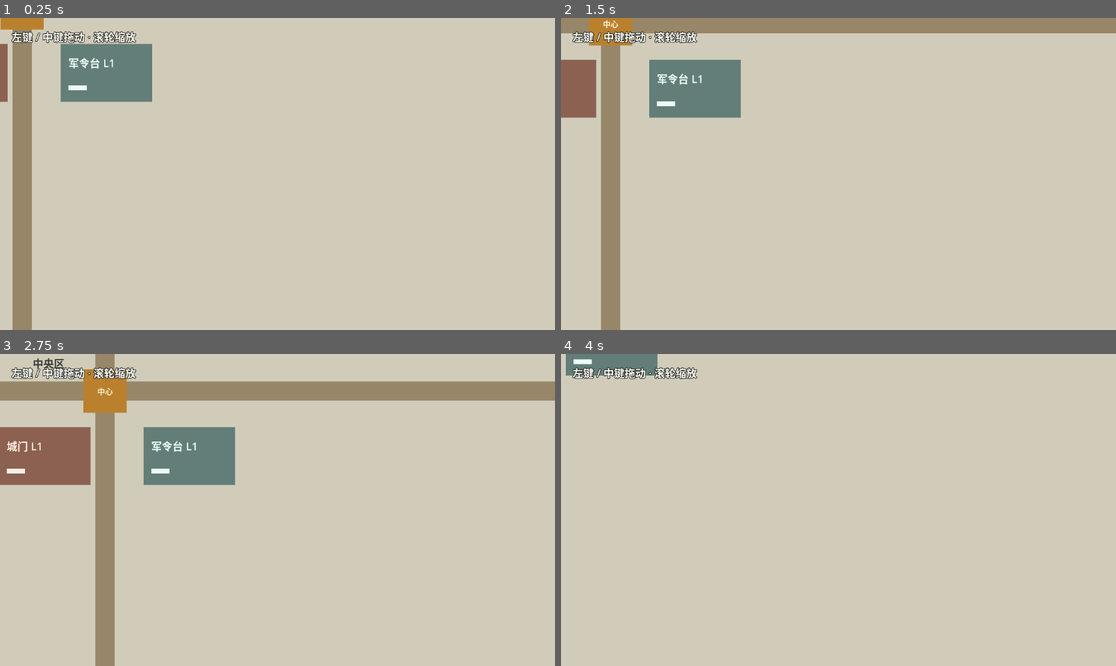
Above: before the commit, frames 1-4 (two rows, left to right).
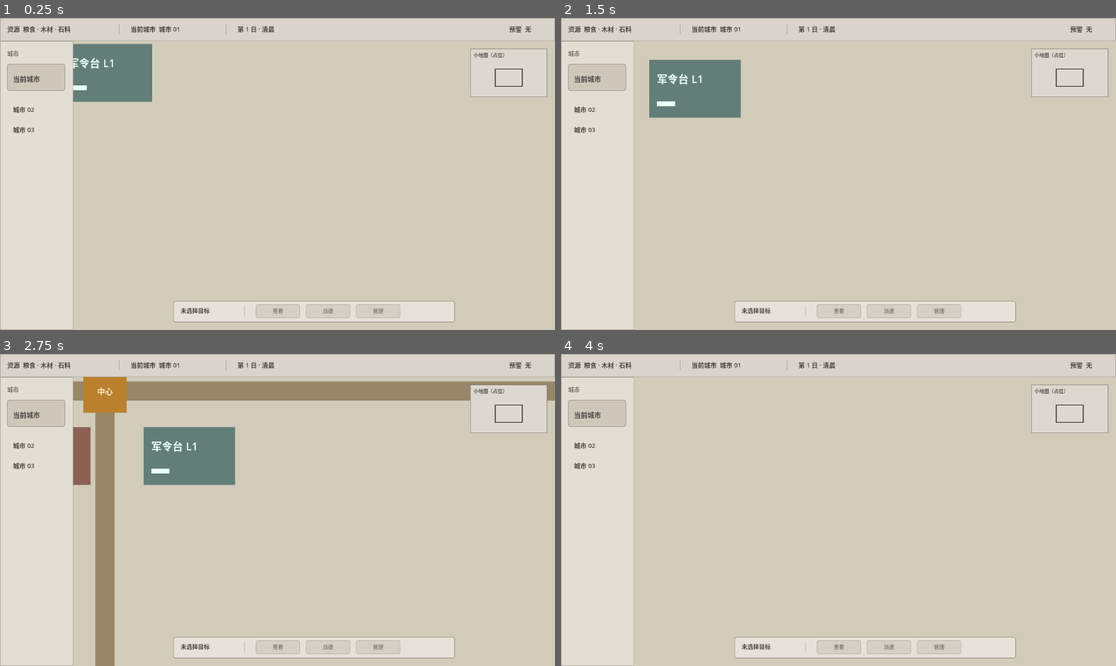
Above: after the commit, the same moments.

Repository: dodabojcuk-sys/Peace-Under-Heaven
Game: Godot game, scene res://scenes/blank_map.tscn
Same seed, same stepped clock (60 frames per second), same inputs: the game is played once before the commit and once after it.
Inputs (mouse positions are in pixels of both pictures, inside the frame that each line leads up to):
- Up to frame 1 (0.25 s): no input
- Up to frame 2 (1.5 s): tap Enter at 0.5 s; move the mouse to (960, 158) at 0.52 s; click (960, 158) at 0.67 s; tap Space at 1.25 s; drag from (727, 189) to (810, 236) at 1.27 s
- Up to frame 3 (2.75 s): tap Enter at 2 s; move the mouse to (333, 441) at 2.02 s; click (333, 441) at 2.17 s
- Up to frame 4 (4 s): tap Space at 2.75 s; drag from (810, 572) to (672, 463) at 2.77 s; tap Enter at 3.5 s; move the mouse to (1005, 556) at 3.52 s; click (1005, 556) at 3.67 s

The runs differ from the first frame. In frame 1, 16% of the frame differs, in the area x 0-100%, y 0-100%; in frame 2, 20%; in frame 3, 16%; in frame 4, 16%.

Commit message:
feat: add static default UI shell

Diff:
--- a/scenes/blank_map.tscn
+++ b/scenes/blank_map.tscn
@@ -1,6 +1,74 @@
-[gd_scene load_steps=2 format=3 uid="uid://blankmap00"]
+[gd_scene load_steps=9 format=3 uid="uid://blankmap00"]
 
 [ext_resource type="Script" path="res://scripts/map_pan_controller.gd" id="1_map_pan"]
+
+[sub_resource type="StyleBoxFlat" id="StyleBoxFlat_top_bar"]
+bg_color = Color(0.847059, 0.831373, 0.796078, 1)
+border_width_left = 1
+border_width_top = 1
+border_width_right = 1
+border_width_bottom = 1
+border_color = Color(0.65098, 0.631373, 0.596078, 1)
+
+[sub_resource type="StyleBoxFlat" id="StyleBoxFlat_city_bar"]
+bg_color = Color(0.890196, 0.870588, 0.831373, 1)
+border_width_left = 1
+border_width_top = 1
+border_width_right = 1
+border_width_bottom = 1
+border_color = Color(0.65098, 0.631373, 0.596078, 1)
+
+[sub_resource type="StyleBoxFlat" id="StyleBoxFlat_current_city"]
+bg_color = Color(0.807843, 0.784314, 0.733333, 1)
+border_width_left = 1
+border_width_top = 1
+border_width_right = 1
+border_width_bottom = 1
+border_color = Color(0.552941, 0.533333, 0.498039, 1)
+corner_radius_top_left = 4
+corner_radius_top_right = 4
+corner_radius_bottom_right = 4
+corner_radius_bottom_left = 4
+
+[sub_resource type="StyleBoxFlat" id="StyleBoxFlat_minimap"]
+bg_color = Color(0.862745, 0.847059, 0.811765, 1)
+border_width_left = 1
+border_width_top = 1
+border_width_right = 1
+border_width_bottom = 1
+border_color = Color(0.552941, 0.533333, 0.498039, 1)
+
+[sub_resource type="StyleBoxFlat" id="StyleBoxFlat_minimap_viewport"]
+bg_color = Color(0, 0, 0, 0)
+border_width_left = 2
+border_width_top = 2
+border_width_right = 2
+border_width_bottom = 2
+border_color = Color(0.286275, 0.27451, 0.254902, 1)
+
+[sub_resource type="StyleBoxFlat" id="StyleBoxFlat_context_bar"]
+bg_color = Color(0.901961, 0.886275, 0.85098, 1)
+border_width_left = 1
+border_width_top = 1
+border_width_right = 1
+border_width_bottom = 1
+border_color = Color(0.552941, 0.533333, 0.498039, 1)
+corner_radius_top_left = 4
+corner_radius_top_right = 4
+corner_radius_bottom_right = 4
+corner_radius_bottom_left = 4
+
+[sub_resource type="StyleBoxFlat" id="StyleBoxFlat_disabled_action"]
+bg_color = Color(0.835294, 0.815686, 0.776471, 1)
+border_width_left = 1
+border_width_top = 1
+border_width_right = 1
+border_width_bottom = 1
+border_color = Color(0.705882, 0.686275, 0.647059, 1)
+corner_radius_top_left = 3
+corner_radius_top_right = 3
+corner_radius_bottom_right = 3
+corner_radius_bottom_left = 3
 
 [node name="BlankMapRoot" type="Node2D"]
 script = ExtResource("1_map_pan")
@@ -304,15 +372,268 @@
 
 [node name="UI" type="CanvasLayer" parent="."]
 
-[node name="PanHint" type="Label" parent="UI"]
-layout_mode = 0
-offset_left = 24.0
-offset_top = 22.0
-offset_right = 360.0
-offset_bottom = 58.0
-mouse_filter = 2
-theme_override_colors/font_color = Color(1, 1, 0.96, 1)
-theme_override_colors/font_outline_color = Color(0.12, 0.13, 0.12, 1)
-theme_override_constants/outline_size = 5
-theme_override_font_sizes/font_size = 22
-text = "左键 / 中键拖动 · 滚轮缩放"
+[node name="Shell" type="Control" parent="UI"]
+layout_mode = 3
+anchors_preset = 15
+anchor_right = 1.0
+anchor_bottom = 1.0
+grow_horizontal = 2
+grow_vertical = 2
+mouse_filter = 2
+
+[node name="TopStatusBar" type="Panel" parent="UI/Shell"]
+layout_mode = 0
+offset_right = 1152.0
+offset_bottom = 48.0
+mouse_filter = 2
+theme_override_styles/panel = SubResource("StyleBoxFlat_top_bar")
+
+[node name="ResourceSummary" type="Label" parent="UI/Shell/TopStatusBar"]
+layout_mode = 0
+offset_left = 15.0
+offset_top = 12.0
+offset_right = 205.0
+offset_bottom = 31.0
+mouse_filter = 2
+theme_override_colors/font_color = Color(0.286275, 0.27451, 0.254902, 1)
+theme_override_font_sizes/font_size = 13
+text = "资源  粮食 · 木材 · 石料"
+
+[node name="DividerOne" type="ColorRect" parent="UI/Shell/TopStatusBar"]
+layout_mode = 0
+offset_left = 247.0
+offset_top = 13.0
+offset_right = 248.0
+offset_bottom = 33.0
+mouse_filter = 2
+color = Color(0.65098, 0.631373, 0.596078, 1)
+
+[node name="CurrentCity" type="Label" parent="UI/Shell/TopStatusBar"]
+layout_mode = 0
+offset_left = 271.0
+offset_top = 12.0
+offset_right = 410.0
+offset_bottom = 31.0
+mouse_filter = 2
+theme_override_colors/font_color = Color(0.286275, 0.27451, 0.254902, 1)
+theme_override_font_sizes/font_size = 13
+text = "当前城市  城市 01"
+
+[node name="DividerTwo" type="ColorRect" parent="UI/Shell/TopStatusBar"]
+layout_mode = 0
+offset_left = 469.0
+offset_top = 13.0
+offset_right = 470.0
+offset_bottom = 33.0
+mouse_filter = 2
+color = Color(0.65098, 0.631373, 0.596078, 1)
+
+[node name="TimeSummary" type="Label" parent="UI/Shell/TopStatusBar"]
+layout_mode = 0
+offset_left = 493.0
+offset_top = 12.0
+offset_right = 600.0
+offset_bottom = 31.0
+mouse_filter = 2
+theme_override_colors/font_color = Color(0.286275, 0.27451, 0.254902, 1)
+theme_override_font_sizes/font_size = 13
+text = "第 1 日 · 清晨"
+
+[node name="AlertSummary" type="Label" parent="UI/Shell/TopStatusBar"]
+layout_mode = 0
+offset_left = 1057.0
+offset_top = 12.0
+offset_right = 1137.0
+offset_bottom = 31.0
+mouse_filter = 2
+theme_override_colors/font_color = Color(0.286275, 0.27451, 0.254902, 1)
+theme_override_font_sizes/font_size = 13
+text = "预警  无"
+
+[node name="CityBar" type="Panel" parent="UI/Shell"]
+layout_mode = 0
+offset_top = 48.0
+offset_right = 152.0
+offset_bottom = 648.0
+mouse_filter = 2
+theme_override_styles/panel = SubResource("StyleBoxFlat_city_bar")
+
+[node name="Title" type="Label" parent="UI/Shell/CityBar"]
+layout_mode = 0
+offset_left = 15.0
+offset_top = 17.0
+offset_right = 80.0
+offset_bottom = 35.0
+mouse_filter = 2
+theme_override_colors/font_color = Color(0.454902, 0.439216, 0.407843, 1)
+theme_override_font_sizes/font_size = 12
+text = "城市"
+
+[node name="CurrentCitySelection" type="Panel" parent="UI/Shell/CityBar"]
+layout_mode = 0
+offset_left = 15.0
+offset_top = 47.0
+offset_right = 135.0
+offset_bottom = 103.0
+mouse_filter = 2
+theme_override_styles/panel = SubResource("StyleBoxFlat_current_city")
+
+[node name="Label" type="Label" parent="UI/Shell/CityBar/CurrentCitySelection"]
+layout_mode = 0
+offset_left = 12.0
+offset_top = 20.0
+offset_right = 100.0
+offset_bottom = 41.0
+mouse_filter = 2
+theme_override_colors/font_color = Color(0.286275, 0.27451, 0.254902, 1)
+theme_override_font_sizes/font_size = 14
+text = "当前城市"
+
+[node name="City02" type="Label" parent="UI/Shell/CityBar"]
+layout_mode = 0
+offset_left = 27.0
+offset_top = 131.0
+offset_right = 90.0
+offset_bottom = 150.0
+mouse_filter = 2
+theme_override_colors/font_color = Color(0.286275, 0.27451, 0.254902, 1)
+theme_override_font_sizes/font_size = 13
+text = "城市 02"
+
+[node name="City03" type="Label" parent="UI/Shell/CityBar"]
+layout_mode = 0
+offset_left = 27.0
+offset_top = 173.0
+offset_right = 90.0
+offset_bottom = 192.0
+mouse_filter = 2
+theme_override_colors/font_color = Color(0.286275, 0.27451, 0.254902, 1)
+theme_override_font_sizes/font_size = 13
+text = "城市 03"
+
+[node name="MinimapPlaceholder" type="Panel" parent="UI/Shell"]
+layout_mode = 0
+offset_left = 976.0
+offset_top = 64.0
+offset_right = 1136.0
+offset_bottom = 164.0
+mouse_filter = 2
+theme_override_styles/panel = SubResource("StyleBoxFlat_minimap")
+
+[node name="Label" type="Label" parent="UI/Shell/MinimapPlaceholder"]
+layout_mode = 0
+offset_left = 7.0
+offset_top = 5.0
+offset_right = 90.0
+offset_bottom = 20.0
+mouse_filter = 2
+theme_override_colors/font_color = Color(0.364706, 0.352941, 0.329412, 1)
+theme_override_font_sizes/font_size = 10
+text = "小地图（占位）"
+
+[node name="ViewportFrame" type="Panel" parent="UI/Shell/MinimapPlaceholder"]
+layout_mode = 0
+offset_left = 51.0
+offset_top = 41.0
+offset_right = 109.0
+offset_bottom = 79.0
+mouse_filter = 2
+theme_override_styles/panel = SubResource("StyleBoxFlat_minimap_viewport")
+
+[node name="ContextBar" type="Panel" parent="UI/Shell"]
+layout_mode = 0
+offset_left = 360.0
+offset_top = 588.0
+offset_right = 944.0
+offset_bottom = 632.0
+mouse_filter = 2
+theme_override_styles/panel = SubResource("StyleBoxFlat_context_bar")
+
+[node name="SelectionStatus" type="Label" parent="UI/Shell/ContextBar"]
+layout_mode = 0
+offset_left = 15.0
+offset_top = 11.0
+offset_right = 100.0
+offset_bottom = 29.0
+mouse_filter = 2
+theme_override_colors/font_color = Color(0.286275, 0.27451, 0.254902, 1)
+theme_override_font_sizes/font_size = 12
+text = "未选择目标"
+
+[node name="Divider" type="ColorRect" parent="UI/Shell/ContextBar"]
+layout_mode = 0
+offset_left = 147.0
+offset_top = 9.0
+offset_right = 148.0
+offset_bottom = 33.0
+mouse_filter = 2
+color = Color(0.65098, 0.631373, 0.596078, 1)
+
+[node name="ViewDisabled" type="Panel" parent="UI/Shell/ContextBar"]
+layout_mode = 0
+offset_left = 171.0
+offset_top = 7.0
+offset_right = 263.0
+offset_bottom = 35.0
+mouse_filter = 2
+theme_override_styles/panel = SubResource("StyleBoxFlat_disabled_action")
+
+[node name="Label" type="Label" parent="UI/Shell/ContextBar/ViewDisabled"]
+layout_mode = 1
+anchors_preset = 15
+anchor_right = 1.0
+anchor_bottom = 1.0
+grow_horizontal = 2
+grow_vertical = 2
+mouse_filter = 2
+theme_override_colors/font_color = Color(0.513725, 0.494118, 0.458824, 1)
+theme_override_font_sizes/font_size = 11
+text = "查看"
+horizontal_alignment = 1
+vertical_alignment = 1
+
+[node name="DispatchDisabled" type="Panel" parent="UI/Shell/ContextBar"]
+layout_mode = 0
+offset_left = 275.0
+offset_top = 7.0
+offset_right = 367.0
+offset_bottom = 35.0
+mouse_filter = 2
+theme_override_styles/panel = SubResource("StyleBoxFlat_disabled_action")
+
+[node name="Label" type="Label" parent="UI/Shell/ContextBar/DispatchDisabled"]
+layout_mode = 1
+anchors_preset = 15
+anchor_right = 1.0
+anchor_bottom = 1.0
+grow_horizontal = 2
+grow_vertical = 2
+mouse_filter = 2
+theme_override_colors/font_color = Color(0.513725, 0.494118, 0.458824, 1)
+theme_override_font_sizes/font_size = 11
+text = "派遣"
+horizontal_alignment = 1
+vertical_alignment = 1
+
+[node name="ManageDisabled" type="Panel" parent="UI/Shell/ContextBar"]
+layout_mode = 0
+offset_left = 379.0
+offset_top = 7.0
+offset_right = 471.0
+offset_bottom = 35.0
+mouse_filter = 2
+theme_override_styles/panel = SubResource("StyleBoxFlat_disabled_action")
+
+[node name="Label" type="Label" parent="UI/Shell/ContextBar/ManageDisabled"]
+layout_mode = 1
+anchors_preset = 15
+anchor_right = 1.0
+anchor_bottom = 1.0
+grow_horizontal = 2
+grow_vertical = 2
+mouse_filter = 2
+theme_override_colors/font_color = Color(0.513725, 0.494118, 0.458824, 1)
+theme_override_font_sizes/font_size = 11
+text = "管理"
+horizontal_alignment = 1
+vertical_alignment = 1
Not shown, changed: CURRENT_STATE.md
